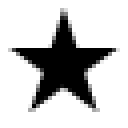
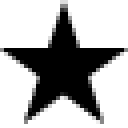
Layered file, before and after one edit (128x128). Changes by layer:
painted on "★" over [0, 0, 128, 124]
